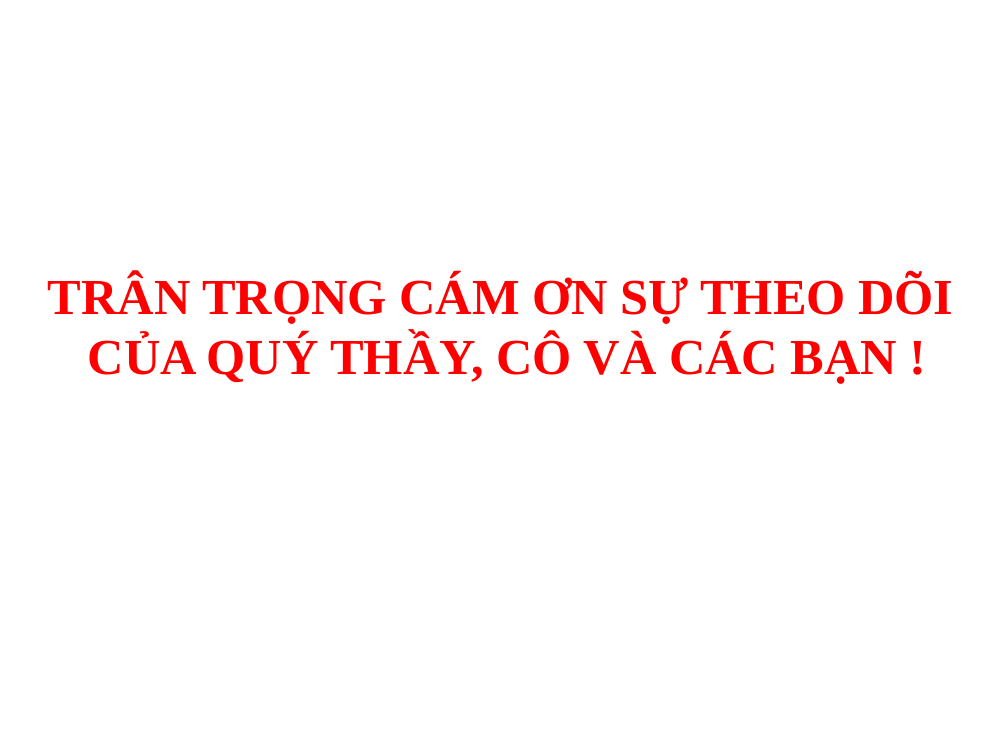
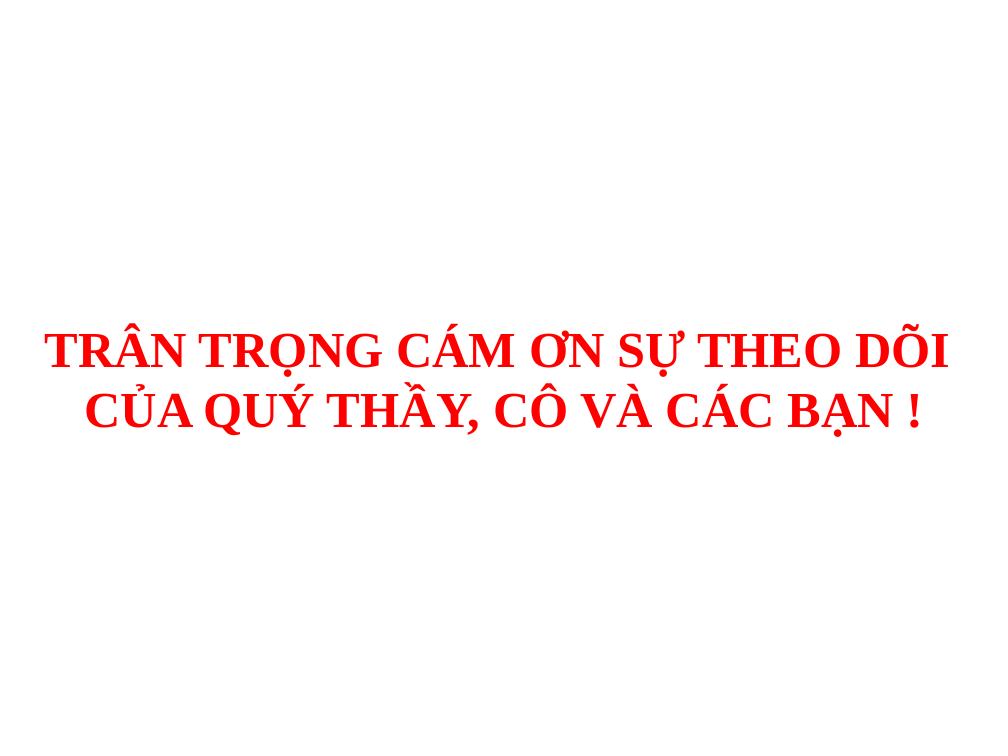
Before and after one commit to anhtan2223/FishLearning---Mobile-App, a slide deck: slide 14 of NLNganh.ppt (slide 13 before the commit). Drawn at 1008x756 pixels with LibreOffice and Linux fonts; fonts in the diff are those of the drawing; background and template pictures are left out. Boxes give left, top, right and bottom in pixels: in the first picture for what was removed or moved away, otherwise in the second. Text is boxed around its words. In the diff, an @@ line names an element or a change of style, - is before the commit and + after.

```diff
--- a/NLNganh.ppt
+++ b/NLNganh.ppt
@@ text "TRÂN TRỌNG CÁM ƠN SỰ ...": place and size @@
-text "TRÂN TRỌNG CÁM ƠN SỰ ..." at box(48, 274, 953, 384)
+text "TRÂN TRỌNG CÁM ƠN SỰ ..." at box(44, 327, 950, 437)
```
Also in this commit, not shown: 6 other slides changed, 2 slides added, 1 slide removed, 37 other files.
